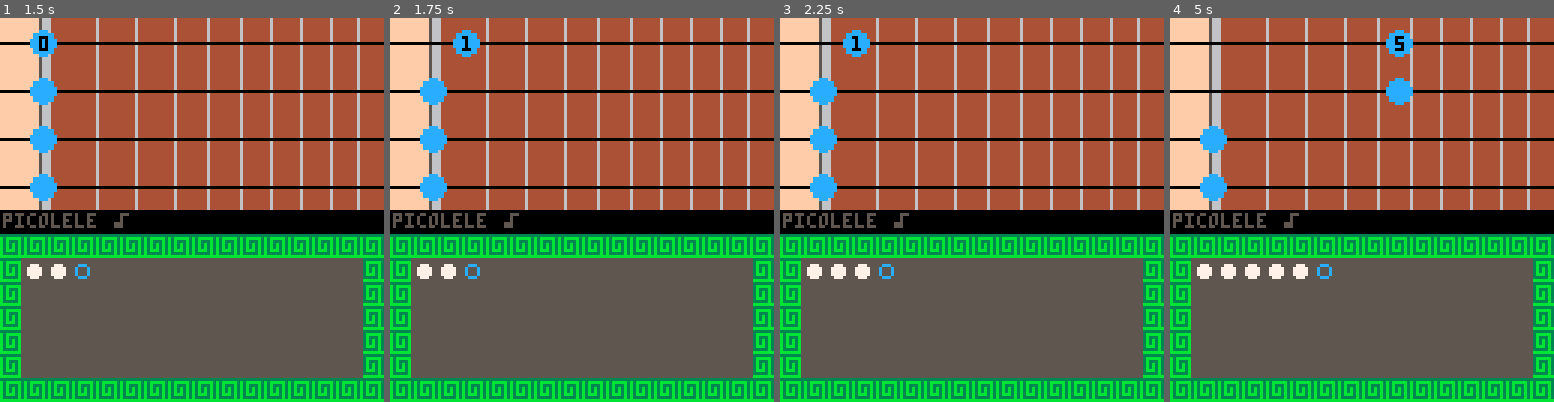
Above: before the commit, frames 1-4 (left to right).
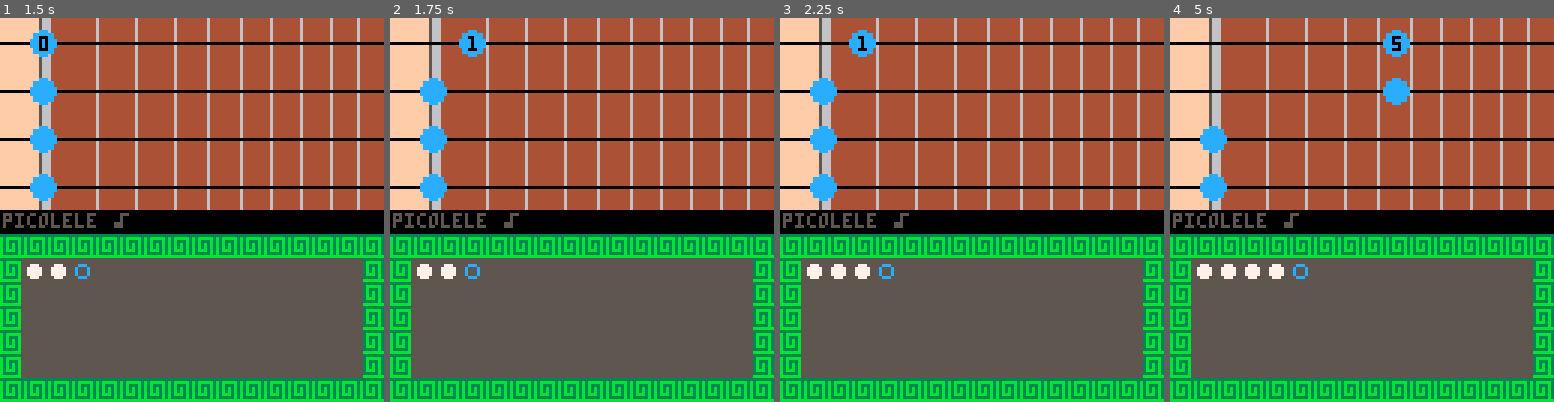
Above: after the commit, the same moments.

Repository: julietteO/pico-8-games
Game: PICO-8 cartridge wip_games/picolele.p8
The game is run twice, just before and just after one commit, with the same random seed, the same clock (stepped at 60 frames per second) and the same inputs.
Inputs:
- Up to frame 1 (1.5 s): tap X (X key) at 0.33, 1.07 s; tap O (Z key) at 0.7 s
- Up to frame 2 (1.75 s): hold Right from 1.6 s (still down); tap O (Z key) at 1.7 s
- Up to frame 3 (2.25 s): tap X (X key) at 1.85 s; release Right at 2.1 s; tap O (Z key) at 2.1 s; hold Up from 2.15 s (still down)
- Up to frame 4 (5 s): release Up at 2.42 s; hold Right 2.47-3.03 s; tap O (Z key) every 0.4 s from 2.5 to 4.9 s; tap X (X key) at 2.97, 4.08 s; hold Left 3.08-3.58 s; hold Down 3.63-3.97 s; hold Right 4.02-4.68 s; hold Up from 4.73 s (still down)

Frame 1 is identical in both runs. In frame 2, 0.3% of the frame differs, in the area x 16-25%, y 3-11%; in frame 3, 0.3%; in frame 4, 0.5%, in the area x 32-64%, y 3-68%.

Commit message:
Update Picolele (big refacto inside)

Diff:
--- a/wip_games/picolele.p8
+++ b/wip_games/picolele.p8
@@ -1,21 +1,20 @@
 pico-8 cartridge // http://www.pico-8.com
 version 16
 __lua__
--- picolele uses the same layout as ordinary tabs
--- █▥░➡️⧗▤⬆️☉🅾️◆…★⬇️✽●♥웃⌂⬅️😐∧❎🐱ˇ▒♪★
--- press a to select note on string (also plays it)
--- press b to play current chord
-
--- ui : save chord, delete chord, play track
-
+
+-- picolele by @krakenrose
+---- fretboard rows (strings) are from 1 to 4 included
+---- fretboard cols are from -1 to nb_frets included in order to match standard tabs numbering
 
 -- features ideas
----- precharged tracks (ex cocoon)
 ---- save track
----- sfx : notes should be speed 16, with fade out effect
 ---- display current chord name
 ---- display current note name
----- play gcea when opening user guide
+---- option to choose sound type
+---- cool title screen
+
+-- todo
+---- play single note
 
 ---- notes reminder
 -- a2(9),   a2#(10),    b2(11),     c2(12),     c2#(13),    d2(14),     d2#(15),    e2(16),     f2(17),     f2#(18),    g2(19);
@@ -23,63 +22,44 @@
 -- c1(0),   c1#(1),     d1(2),      d1#(3),     e1(4),      f1(5),      f1#(6),     g1(7),      g1#(8),     a2(9),      a2#(10);
 -- g1(7),   g1#(8),     a2(9),      a2#(10),    b2(11),     c2(12),     c2#(13),    d2(14),     d2#(15),    e2(16),     f2(17);
 
-
--- coordinates reminders
--- for -1 notes, x is 4
--- x rows are 4, 13, 24, 39, 52, 64, 75, 85, 95, 105, 115, 123
--- y lines are : 8, 24, 40, 56
-
-
-is_dev=false
-free_cursor={
-    x=0,
-    y=0
+-- chords reminders
+---- c  {3,0,0,0}
+---- g  {2,3,2,0}
+---- am {0,0,0,2}
+---- em {2,3,5,0}
+---- f  {0,1,0,2}
+---- e7 {2,0,2,1}
+---- d  {0,3,3,3}
+
+-- changelog
+---- add tracks
+---- polish menus
+---- fix bugs
+---- cols -1 indexed
+
+-- general vars
+single_note_count=0
+
+-- ui vars
+on_fretboard=true
+on_track=false
+on_guide=false
+on_tracks_menu=false
+on_options=false
+blink=0 -- global blinking marker
+
+-- track vars
+current_track_position=0
+track={}
+
+-- fretboard vars
+current_chord={0,0,0,0}
+current_fretboard_position={
+    row=1,
+    col=0
 }
-function update_dev()
-    if btnp(0) then
-		if free_cursor.x>0 then free_cursor.x-=1 end
-	end
-	if btnp(1) then
-		if free_cursor.x<127 then free_cursor.x+=1 end
-	end
-	if btnp(2) then
-		if free_cursor.y>0 then free_cursor.y-=1 end
-	end
-	if btnp(3) then
-		if free_cursor.y<127 then free_cursor.y+=1 end
-	end
-end
-
-function draw_dev()
-    circfill(free_cursor.x, free_cursor.y, 1, 8)
-    print("x="..free_cursor.x..", y="..free_cursor.y, 0,120,7)
-end
-
--- current selected chord on fretboard
-current_chord={1,1,1,1}
-
--- see cursor_positions table
--- 1-indexed
--- for col, 0 value is for no note
-current_cursor_position={
-    row=1,
-    col=1
-}
-
-current_track_position=0
-on_track=false
-
--- ui vars
-is_guide=false
-is_tracks_menu=false
-
--- track vars
--- track={{1,1,1,1}, {1,2,1,3}, {1,1,1,1},{1,1,1,1}, {1,1,1,4}, {1,1,1,1},{1,1,1,1}, {1,1,1,1}, {1,1,1,1}, {1,1,1,1},{1,1,1,1}, {1,1,1,1}, {1,1,1,1},{1,1,1,1}, {1,1,1,1}, {1,1,1,1},{1,1,1,1}, {1,1,1,1}, {1,1,1,1},{1,1,1,1}, {1,1,1,1}, {1,1,1,1},{1,1,1,1}, {1,1,1,1}, {1,1,1,1},{1,1,1,1}, {1,1,1,1}, {1,1,1,1},{1,1,1,1}, {1,2,1,3}, {1,1,1,1},{1,1,1,1}, {1,1,1,4}, {1,1,1,1},{1,1,1,1}, {1,1,1,1}, {1,1,1,1}, {1,1,1,1},{1,1,1,1}, {1,1,1,1}, {1,1,1,1},{1,1,1,1}, {1,1,1,1}, {1,1,1,1},{1,1,1,1}, {1,1,1,1}, {1,1,1,1},{1,1,1,1}, {1,1,1,1}, {1,1,1,1},{1,1,1,1}, {1,1,1,1}, {1,1,1,1},{1,1,1,1}, {1,1,1,1}, {1,1,1,1}}
-track={}
-
--- fretboard vars
-nbfrets=11
-cols_x={4, 13, 24, 39, 52, 64, 75, 85, 95, 105, 115, 123 }
+nb_frets=10
+cols_x={4, 13, 26, 39, 52, 63, 74, 84, 94, 104, 114, 122 }
 rows_y={8, 24, 40, 56}
 pos_sfx={
     { 9,10,11,12,13,14,15,16,17,18,19},
@@ -88,68 +68,59 @@
     { 7, 8, 9,10,11,12,13,14,15,16,17},
 }
 
--- precharged tracks
-precharged_tracks={
+
+-- options vars
+options_cursor_index=1
+nb_options=1
+
+current_sound_set=1
+nb_sound_sets=2
+
+
+-- preloaded tracks vars
+preloaded_tracks={
     {
         title="chupee",
-        track={{3,4,3,1},{3,4,5,1},{3,3,3,5},{4,3,3,3}}
+        track={{2,3,2,0},{2,3,4,0},{2,2,2,4},{3,2,2,2},{3,0,0,0},{0,0,0,2},{2,3,2,0},{2,2,2,4}}
     },
     {
         title="over the rainbow",
-        track={}
+        track={{3,0,0,0},{2,3,4,0},{0,1,0,2},{3,0,0,0},{0,1,0,2},{2,0,2,1},{0,0,0,2},{0,1,0,2}}
     },
+    {
+        title="stairway to heaven",
+        --{-1,-1,-1,-1}
+        track={{-1,-1,-1,2},{-1,-1,0,-1},{-1,0,-1,-1},{0,-1,-1,-1},{2,-1,-1,1},{-1,0,-1,-1},{-1,-1,0,-1},{2,-1,-1,-1},{3,-1,-1,0},{-1,0,-1,-1},{-1,-1,0,-1},{3,-1,-1,-1},{-1,2,-1,2},{-1,-1,2,-1},{-1,2,-1,-1},{0,-1,-1,-1},{-1,-1,-1,2},{-1,-1,0,-1},{-1,1,-1,-1},{0,-1,-1,-1},{-1,1,-1,-1},{-1,-1,0,-1},{2,3,2,0},{0,0,0,2},{0,0,0,2}}
+    },
+    -- {
+    --     title="the lazy song",
+    --     track={}
+    -- },
 }
-precharged_tracks_cursor_index=1
+preloaded_tracks_cursor_index=1
+
+
+-- end of global vars
+
 
 function _init()
-	menuitem(1, "user guide", function() is_guide=true is_tracks_menu=false end)
-	menuitem(2, "tracks menu", function() is_tracks_menu=true is_guide=false end)
+	menuitem(1, "user guide", function() to_guide() end)
+	menuitem(2, "tracks menu", function() to_tracks_menu() end)
+	menuitem(3, "options", function() to_options() end)
 end
 
 function _update()
-    if is_dev then
-        update_dev()
-        return
-    end
-
-    if btnp(0) then move_cursor(-1,0)
-    elseif btnp(1) then move_cursor(1,0)
-    elseif btnp(2) then move_cursor(0,-1)
-    elseif btnp(3) then move_cursor(0,1)
-    end
-
-    -- handle actions on fretboard
-    if on_fretboard() then
-        if btn(4) then
-            play_current_chord()
-        else
-            stop_sfx()
-            if btnp(5) then
-                save_current_chord()
-            end
-        end
-    elseif on_track then
-        if btn(4) then
-            play_chord(track[current_track_position+1])
-        else
-            stop_sfx()
-            if btnp(5) then
-                delete_chord(current_track_position+1)
-            end
-        end
-    end
-
-    if is_guide and btnp(4) then
-        is_guide=false
-    end
-
-    if is_tracks_menu and btnp(4) then
-        track=precharged_tracks[precharged_tracks_cursor_index].track
-        is_tracks_menu=false
-    end
-    if is_tracks_menu and btnp(5) then
-        is_tracks_menu=false
-    end
+    blink+=1
+    if blink==16 then blink=0 end
+
+    if single_note_count>0 then single_note_count-=1 end
+
+    -- modals
+    if on_guide then update_guide()
+    elseif on_tracks_menu then update_tracks_menu()
+    elseif on_options then update_options()
+    elseif on_fretboard then update_fretboard()
+    elseif on_track then update_track() end
 end
 
 function _draw()
@@ -159,92 +130,153 @@
     print('picolele ♪', 1, 65, 5)
     map(0, 0, 0, 0, 16, 16)
 
-    if is_dev then
-        draw_dev()
-        return
-    end
-
-    -- display user user guide
-    if is_guide then
+    if on_guide then
         draw_guide()
-    elseif is_tracks_menu then
+    elseif on_tracks_menu then
         draw_tracks_menu()
+    elseif on_options then
+        draw_options()
     else
-        draw_current_chord()
-        draw_cursor()
+        draw_chord(current_chord)
         draw_track()
-    end
-end
-
--- moves cursor if possible
-function move_cursor(coldiff, rowdiff)
-
-    -- we move cursor only if possible
-    -- todo allow navigation in ui below
-    if on_track then
-        if current_track_position==0 and coldiff<0 then return end
-        if coldiff != 0 then
-            -- can't go further than the track
-            if current_track_position+1 == #track and coldiff>0 then return end
-
-            current_track_position += coldiff
-        elseif rowdiff != 0 then
-            -- if on track first line, go to fretboard
-            if current_track_position<14 and rowdiff<0 then
-                on_track=false
-                current_track_position=0
-                return
+
+        if on_fretboard then
+            draw_fretboard_cursor()
+        end
+    end
+end
+
+function update_fretboard()
+    if btnp(0) then
+        if current_fretboard_position.col>-1 then
+            current_fretboard_position.col-=1
+            play_cursor_note()
+        end
+    elseif btnp(1) then
+        if current_fretboard_position.col<nb_frets then
+            current_fretboard_position.col+=1
+            play_cursor_note()
+        end
+    elseif btnp(2) then
+        if current_fretboard_position.row > 1 then
+            current_fretboard_position.row-=1
+            play_cursor_note()
+        end
+    elseif btnp(3) then
+        if current_fretboard_position.row<4 then
+            current_fretboard_position.row+=1
+            play_cursor_note()
+        elseif #track>0 then
+            to_track()
+        end
+    else
+        if btn(4) then
+            play_chord(current_chord)
+        else
+            __stop_sfx()
+            if btnp(5) then
+                save_current_chord()
             end
-            if current_track_position>=14 and rowdiff<0 then
-                current_track_position-=14
-                return
+        end
+    end
+    current_chord[current_fretboard_position.row]=current_fretboard_position.col
+end
+
+function update_track()
+    if btnp(0) then
+        if current_track_position>0 then
+            current_track_position-=1
+        end
+    elseif btnp(1) then
+        if current_track_position < #track-1 then
+            current_track_position+=1
+        end
+    elseif btnp(2) then
+        -- if on track first line, go to fretboard
+        if current_track_position<14 then
+            to_fretboard()
+        else
+            current_track_position-=14
+        end
+    elseif btnp(3) then
+        if current_track_position+14 <= #track then
+            current_track_position+=14
+        end
+    else
+        if btn(4) then
+            play_chord(track[current_track_position+1])
+        else
+            __stop_sfx()
+            if btnp(5) then
+                delete_chord(current_track_position+1)
             end
-            if current_track_position+14 <= #track and rowdiff>0 then
-                current_track_position+=14
-                return
+        end
+    end
+end
+
+function update_guide()
+    if btnp(4) then
+        on_guide=false
+    end
+end
+
+function update_tracks_menu()
+    if btnp(2) then
+        if preloaded_tracks_cursor_index>1 then
+            preloaded_tracks_cursor_index-=1
+        end
+    elseif btnp(3) then
+        if preloaded_tracks_cursor_index<#preloaded_tracks then
+            preloaded_tracks_cursor_index+=1
+        end
+    elseif btnp(4) then
+        track=preloaded_tracks[preloaded_tracks_cursor_index].track
+        current_track_position=0
+        on_tracks_menu=false
+    elseif btnp(5) then
+        on_tracks_menu=false
+    end
+end
+
+function update_options()
+    if btnp(2) then
+        if options_cursor_index>1 then
+            options_cursor_index-=1
+        end
+    elseif btnp(3) then
+        if options_cursor_index<nb_options then
+            options_cursor_index+=1
+        end
+    elseif btnp(4) then
+        on_options=false
+    end
+
+    -- sound set option
+    if options_cursor_index == 1 then
+        if btnp(0) then
+            if current_sound_set>1 then
+                current_sound_set-=1
+                play_sound_set_sample()
             end
-        end
-    elseif on_fretboard() then
-        if current_cursor_position.row==4 and rowdiff>0 then
-            if #track>0 then
-                on_track=true
+        elseif btnp(1) then
+            if current_sound_set<nb_sound_sets then
+                current_sound_set+=1
+                play_sound_set_sample()
             end
-            return
-        end
-        if current_cursor_position.row==1 and rowdiff<0 then return end
-        -- on strings, we allow -1 col value to play silent note
-        if current_cursor_position.col==0 and coldiff<0 then return end
-        if current_cursor_position.col==nbfrets and coldiff>0 then return end
-        -- todo add restrictions when on ui row (row number 4)
-
-        current_cursor_position.row+=rowdiff
-        current_cursor_position.col+=coldiff
-
-        current_chord[current_cursor_position.row]=current_cursor_position.col
-    elseif is_tracks_menu then
-        if rowdiff == 0 then return end
-
-        if precharged_tracks_cursor_index == 1 and rowdiff<0 then return end
-        if precharged_tracks_cursor_index == #precharged_tracks and rowdiff>1 then return end
-
-        precharged_tracks_cursor_index+=rowdiff
-    else
-    end
-
-    -- play sound if cursor on note
-    if on_fretboard() and current_cursor_position.col>0 then
-        sfx(pos_sfx[current_cursor_position.row][current_cursor_position.col])
-    end
-end
-
-function draw_cursor()
-    local cursor_coord_x = cols_x[current_cursor_position.col+1]
-    local cursor_coord_y = rows_y[current_cursor_position.row]
+        end
+        __stop_sfx()
+    end
+end
+
+
+function draw_fretboard_cursor()
+    local cursor_coord_x = cols_x[current_fretboard_position.col+2]
+    local cursor_coord_y = rows_y[current_fretboard_position.row]
     if on_track then return end
-    if current_cursor_position.row <=4 then
-
-        if current_cursor_position.col == 0 then cursor_shape="x"
-        else cursor_shape=current_cursor_position.col-1 end
+    if current_fretboard_position.row <=4 then
+
+        if current_fretboard_position.col == -1 then cursor_shape="x"
+        else cursor_shape=current_fretboard_position.col end
 
         centerdiff = 0
         if cursor_shape==10 then centerdiff=-2 end
@@ -256,18 +288,9 @@
     end
 end
 
-function draw_current_chord()
-    for i=1,4 do
-        --print(current_chord[i],(0+8*i), 120)
-        local coord_x = cols_x[current_chord[i]+1]
-        local coord_y = rows_y[i]
-        circfill(coord_x+1, coord_y, 4, 12)
-    end
-end
-
 function draw_chord(chord)
     for i=1,4 do
-        local cursor_coord_x = cols_x[chord[i]+1]
+        local cursor_coord_x = cols_x[chord[i]+2]
         local cursor_coord_y = rows_y[i]
         circfill(cursor_coord_x+1, cursor_coord_y, 4, 12)
     end
@@ -285,13 +308,8 @@
         i+=1
     end
     if on_track then
-        current_chord = {
-            track[current_track_position+1][1],
-            track[current_track_position+1][2],
-            track[current_track_position+1][3],
-            track[current_track_position+1][4],
-        }
-        current_cursor_position.col=track[current_track_position+1][4]
+        current_chord = __copy_chord(track[current_track_position+1])
+        current_fretboard_position.col=track[current_track_position+1][4]
         local track_line=(current_track_position-current_track_position%14)/14
         circfill(11+(8*(current_track_position%14)), 84+(8*track_line),2,12)
     else
@@ -299,63 +317,107 @@
             j+=1
             i=0
         end
-        circ(11+(8*i), 84+(8*j),2,12)
-    end
-end
-
+        if #track < 70 then
+            circ(11+(8*i), 84+(8*j),2,12)
+        end
+    end
+end
+
+-- shows controls
 function draw_guide()
-    cls()
-
-    print("♪♪ user guide ♪♪",32,2,7)
+    rectfill(4,4,124,124,0)
+    rectfill(5,5,123,123,7)
+    rectfill(6,6,122,122,0)
+
+    __print_outline("♪♪ user guide ♪♪",25,2,0,7)
     print("on fretboard",10,30,7)
-    print("░ press 🅾️ to play chord",15,40,7)
-    print("░ press ❎ to save chord",15,50,7)
+    print("░ press 🅾️ to play chord",12,40,7)
+    print("░ press ❎ to save chord",12,50,7)
     print("on track",10,70,7)
-    print("░ press 🅾️ to play chord",15,80,7)
-    print("░ press ❎ to remove chord",15,90,7)
-    print("press 🅾️ to resume", 55, 120,7)
-end
-
+    print("░ press 🅾️ to play chord",12,80,7)
+    print("░ press ❎ to remove chord",12,90,7)
+    print("press 🅾️ to resume", 50, 116,__get_blink_color())
+end
+
+-- shows a selection of preloaded tracks
 function draw_tracks_menu()
-    cls()
-
-    print("♪♪ tracks ♪♪",34,2,7)
+    rectfill(4,4,124,124,0)
+    rectfill(5,5,123,123,7)
+    rectfill(6,6,122,122,0)
+
+    __print_outline("♪♪ tracks ♪♪",32,2,0,7)
 
     local i=1
     local y
-    for precharged_track in all (precharged_tracks) do
+    for preloaded_track in all (preloaded_tracks) do
         y=20+10*i
-        print(precharged_track.title, 25,y,7)
-
-        if i==precharged_tracks_cursor_index then
-            print("░", 10,y,7)
+        print(preloaded_track.title, 25,y,7)
+
+        if i==preloaded_tracks_cursor_index then
+            print("◆", 12,y,__get_blink_color())
         end
         i+=1
     end
 
-    print("🅾️:select - ❎:cancel", 45, 120,7)
-
+    print("🅾️:select - ❎:cancel", 38, 116,7)
+end
+
+-- shows options
+function draw_options()
+    rectfill(4,4,124,124,0)
+    rectfill(5,5,123,123,7)
+    rectfill(6,6,122,122,0)
+
+    __print_outline("♪♪ options ♪♪",31,2,0,7)
+
+    print("◆", 12,(20+10*options_cursor_index),__get_blink_color())
+
+    -- sound set option
+    print("sound set:",25,30,7)
+    print(current_sound_set,95,30,7)
+
+    if options_cursor_index == 1 then
+        if current_sound_set>1 then
+            print("<",85,30,7)
+        end
+        if current_sound_set<nb_sound_sets then
+            print(">",105,30,7)
+        end
+    end
+
+
+    print("press 🅾️ to resume", 50, 116,7)
 end
 
 
 -- plays note corresponding to current cursor position
 function play_cursor_note()
-    -- return if not on a string position
-    if current_cursor_position.row <= 4 then return end
-    if current_cursor_position.col == 0 then return end
-    sfx(pos_sfx[current_cursor_position.row][current_cursor_position.col], current_cursor_position.row)
-end
-
--- plays current chord
-function play_current_chord()
-    play_chord(current_chord)
+    single_note_count=3
+
+    if current_fretboard_position.col != -1 then
+        play_single_sfx((20*(current_sound_set-1))+(pos_sfx[current_fretboard_position.row][(current_fretboard_position.col)+1]),3)
+    end
+end
+
+function play_single_sfx(n,t)
+    single_note_count=t
+    sfx(n,0)
+end
+
+function play_sound_set_sample(index)
+    single_note_count=10
+
+    sfx(20*(current_sound_set-1),0)
+    sfx(20*(current_sound_set-1)+4,1)
+    sfx(20*(current_sound_set-1)+7,2)
+    sfx(20*(current_sound_set-1)+9,3)
 end
 
 -- chord is an array of 4 ints
 function play_chord(chord)
     for i=1,4 do
-        if chord[i] != 0 then
-            sfx(pos_sfx[i][(chord[i])],i)
+        if chord[i] != -1 then
+            sfx((20*(current_sound_set-1))+(pos_sfx[i][(chord[i])+1]),i-1)
         end
     end
 end
@@ -363,14 +425,9 @@
 
 -- save current chord to track
 function save_current_chord()
-    local chord = {
-        current_chord[1],
-        current_chord[2],
-        current_chord[3],
-        current_chord[4],
-    }
-
-    add(track, chord)
+    if #track < 70 then
+        add(track, __copy_chord(current_chord))
+    end
 end
 
 function delete_chord(index)
@@ -384,22 +441,223 @@
         end
     end
     if current_track_position==limit-1 then current_track_position-=1 end
+    if #new_track == 0 then
+        to_fretboard()
+    end
+
     track = new_track
 end
 
-function stop_sfx()
+function to_fretboard()
+    on_fretboard=true
+    on_track=false
+    on_guide=false
+    on_tracks_menu=false
+
+    current_track_position=0
+end
+
+function to_track()
+    on_fretboard=false
+    on_track=true
+    on_guide=false
+    on_tracks_menu=false
+end
+
+function to_guide()
+    on_guide=true
+    on_tracks_menu=false
+    on_options=false
+end
+
+function to_tracks_menu()
+    on_guide=false
+    on_tracks_menu=true
+    on_options=false
+end
+
+function to_options()
+    on_guide=false
+    on_tracks_menu=false
+    on_options=true
+end
+
+-- in lua table are passed by reference
+function __copy_chord(chord)
+    local copy = {
+        chord[1],
+        chord[2],
+        chord[3],
+        chord[4]
+    }
+
+    return copy
+end
+
+function __stop_sfx()
+    if single_note_count>0 then return end
     sfx(-1,0)
     sfx(-1,1)
     sfx(-1,2)
     sfx(-1,3)
 end
 
-
-
-function on_fretboard()
-    if on_track or is_guide or is_tracks_menu then return false else return true end
-    --return current_cursor_position.row <= 4 and current_cursor_position.col > 0
-end
+function __print_outline(str,x,y,col1,col2)
+    print(str, x,y-1,col2)
+    print(str, x,y+1,col2)
+    print(str, x-1,y,col2)
+    print(str, x+1,y,col2)
+    print(str, x-1,y-1,col2)
+    print(str, x+1,y+1,col2)
+    print(str, x-1,y+1,col2)
+    print(str, x+1,y-1,col2)
+    print(str, x,y,col1)
+end
+
+function __print_outline_center(str,y,col1,col2)
+    local centered_x = 64-((#str*4)/2)
+
+    __print_outline(str,centered_x,y,col1,col2)
+end
+
+function __get_blink_color()
+    if(blink<8) then
+        return 7
+    else
+        return 6
+    end
+end
+…(131 lines of a section not shown)…
 
 
 
Not shown, changed: 130 lines of the sprite sheet (__gfx__) section of wip_games/picolele.p8
Not shown, changed: the thumbnail (__label__) section of wip_games/picolele.p8
Not shown, changed: the sound effects (__sfx__) section of wip_games/picolele.p8
